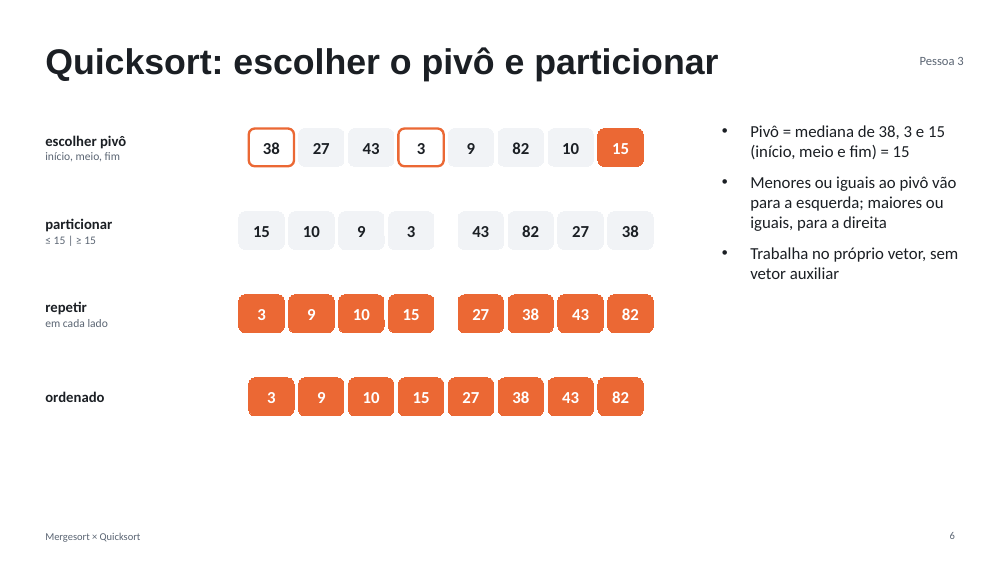
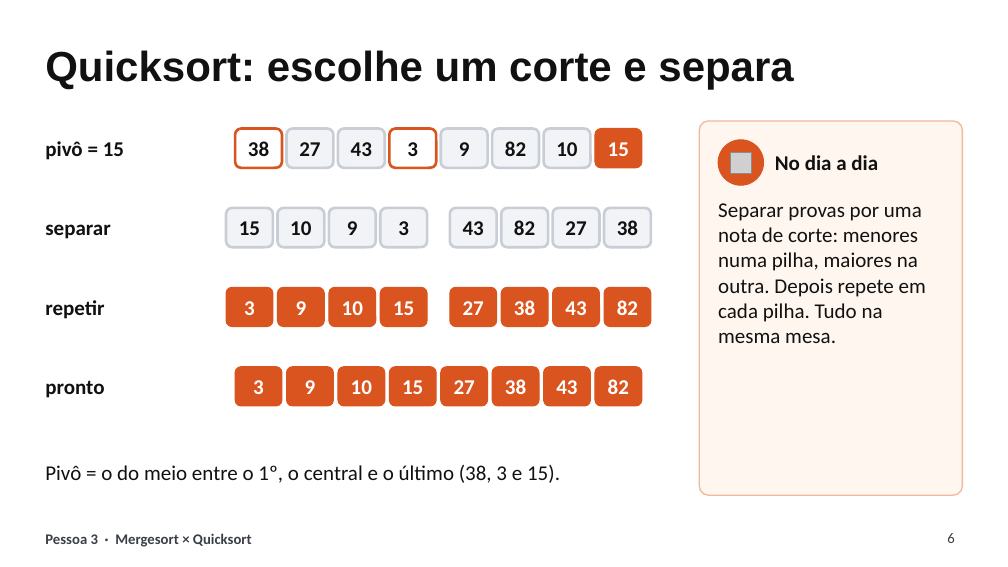
Before and after one commit to guint3r/Trabalho_Simulador_OS, a slide deck: slide 6 of trabalho_ordenacao/apresentacao/slides.pptx. Drawn at 1008x567 pixels with LibreOffice and Linux fonts; fonts in the diff are those of the drawing; grey boxes stand for pictures. Boxes give left, top, right and bottom in pixels: in the first picture for what was removed or moved away, otherwise in the second. Text is boxed around its words. In the diff, an @@ line names an element or a change of style, - is before the commit and + after.

```diff
--- a/trabalho_ordenacao/apresentacao/slides.pptx
+++ b/trabalho_ordenacao/apresentacao/slides.pptx
@@ title at [45, 50, 793, 89]: text changed; size 34 to 40 pt; text colour #1B1F24 to #111111 @@
-Quicksort: escolher o pivô e particionar
+Quicksort: escolhe um corte e separa
@@ text at [45, 141, 124, 160]: text changed; size 11 to 20 pt; text colour #5B6573 to #111111; bold on @@
-escolher pivô
-início, meio, fim
+pivô = 15
@@ rounded rectangle "38" at [235, 129, 282, 168]: size 16 to 20 pt, text colour #1B1F24 to #111111; outline #EB6834 2.25 pt to #D9541E 2.5 pt; proportions changed @@
@@ rounded rectangle "38": place and size @@
-rounded rectangle "38" at [249, 129, 294, 166]
+rounded rectangle "38" at [235, 129, 282, 168]
@@ 3 rounded rectangles: place and size @@
-3 rounded rectangles at [299, 129, 444, 166]
+3 rounded rectangles at [287, 129, 436, 168]
@@ rounded rectangle "3" at [389, 129, 436, 168]: size 16 to 20 pt, text colour #1B1F24 to #111111; outline #EB6834 2.25 pt to #D9541E 2.5 pt; proportions changed @@
@@ 3 rounded rectangles: place and size @@
-3 rounded rectangles at [448, 129, 594, 166]
+3 rounded rectangles at [441, 129, 591, 168]
@@ rounded rectangle added at [699, 121, 963, 495], fill #FFF6EF, outline #F0B999 1.25 pt @@
@@ ellipse added at [718, 140, 764, 185], fill #D9541E, outline #D9541E 1 pt @@
@@ picture added at [730, 152, 752, 173] @@
@@ text added at [775, 155, 878, 170], 20 pt, text #111111, bold @@
+No dia a dia
@@ size 16 to 20 pt, text colour #1B1F24 to #111111; outline #F1F3F6 0.75 pt to #C9CED6 2.5 pt; proportions changed in 13 elements at [544, 129, 591, 168], [492, 129, 539, 168], [441, 129, 488, 168], [604, 208, 651, 247], [553, 208, 600, 247], [338, 129, 385, 168], [501, 208, 548, 247], [287, 129, 333, 168], [380, 208, 427, 247], [450, 208, 497, 247], [329, 208, 376, 247], [278, 208, 324, 247], [226, 208, 273, 247] @@
@@ rounded rectangle "15": place and size @@
-rounded rectangle "15" at [239, 212, 284, 250]
+rounded rectangle "15" at [226, 208, 273, 247]
@@ 4 rounded rectangles: place and size @@
-4 rounded rectangles at [289, 212, 504, 250]
+4 rounded rectangles at [278, 208, 497, 247]
@@ 3 rounded rectangles: place and size @@
-3 rounded rectangles at [508, 212, 653, 250]
+3 rounded rectangles at [501, 208, 651, 247]
@@ text added at [718, 203, 926, 343], 20 pt, text #111111 @@
+Separar provas por uma nota de corte: menores numa pilha, maiores na outra. Depois repete em cada pilha. Tudo na mesma mesa.
@@ text at [45, 224, 110, 239]: text changed; size 14 to 20 pt; text colour #1B1F24 to #111111 @@
-particionar
-≤ 15 | ≥ 15
+separar
@@ text "repetir" at [45, 300, 104, 319]: size 14 to 20 pt, text colour #1B1F24 to #111111 @@
@@ rounded rectangle "3": place and size @@
-rounded rectangle "3" at [239, 295, 284, 333]
+rounded rectangle "3" at [226, 287, 273, 327]
@@ text at [45, 319, 108, 327]: paragraph removed @@
-em cada lado
@@ text at [45, 380, 104, 398]: text changed; size 14 to 20 pt; text colour #1B1F24 to #111111 @@
-ordenado
+pronto
@@ size 16 to 20 pt; fill #EB6834 to #D9541E; outline #EB6834 0.75 pt to #D9541E 1 pt; proportions changed in 17 elements at [595, 129, 642, 168], [604, 287, 651, 327], [553, 287, 600, 327], [501, 287, 548, 327], [380, 287, 427, 327], [450, 287, 497, 327], [595, 367, 642, 406], [329, 287, 376, 327], [544, 367, 591, 406], [278, 287, 324, 327], [492, 367, 539, 406], [226, 287, 273, 327], [441, 367, 488, 406], [389, 367, 436, 406], [338, 367, 385, 406], [287, 367, 333, 406], [235, 367, 282, 406] @@
@@ rounded rectangle "3": place and size @@
-rounded rectangle "3" at [249, 378, 294, 416]
+rounded rectangle "3" at [235, 367, 282, 406]
@@ 7 rounded rectangles: place and size @@
-7 rounded rectangles at [289, 295, 504, 416]
+7 rounded rectangles at [278, 287, 497, 406]
@@ 7 rounded rectangles: place and size @@
-7 rounded rectangles at [448, 295, 653, 416]
+7 rounded rectangles at [441, 287, 651, 406]
@@ text at [45, 465, 560, 483]: text changed; size 16 to 20 pt; text colour #1B1F24 to #111111 @@
-• Pivô = mediana de 38, 3 e 15 (início, meio e fim) = 15
-• Menores ou iguais ao pivô vão para a esquerda; maiores ou iguais, para a direita
-• Trabalha no próprio vetor, sem vetor auxiliar
+Pivô = o do meio entre o 1º, o central e o último (38, 3 e 15).
@@ text "Pivô = o do meio ..." at [45, 465, 560, 483]: vertical alignment top to middle @@
@@ text at [45, 533, 252, 547]: text changed; size 12 to 14 pt; text colour #5B6573 to #3A3F47; bold on @@
-Pessoa 3
+Pessoa 3 · Mergesort × Quicksort
@@ text removed at [45, 533, 141, 542] @@
-Mergesort × Quicksort
@@ page number at [947, 533, 954, 543]: size 10 to 14 pt, text colour #5B6573 to #3A3F47 @@
```
Also in this commit, not shown: 9 other slides changed, 4 slides added, 4 slides removed, 2 other files.
